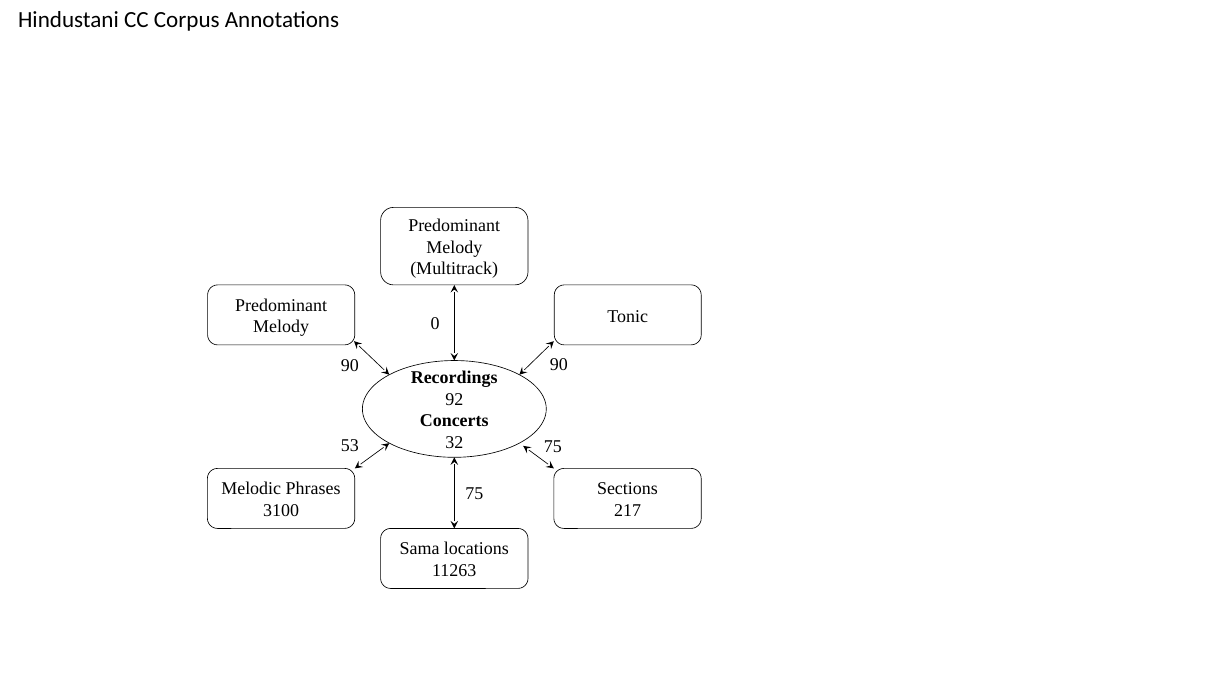
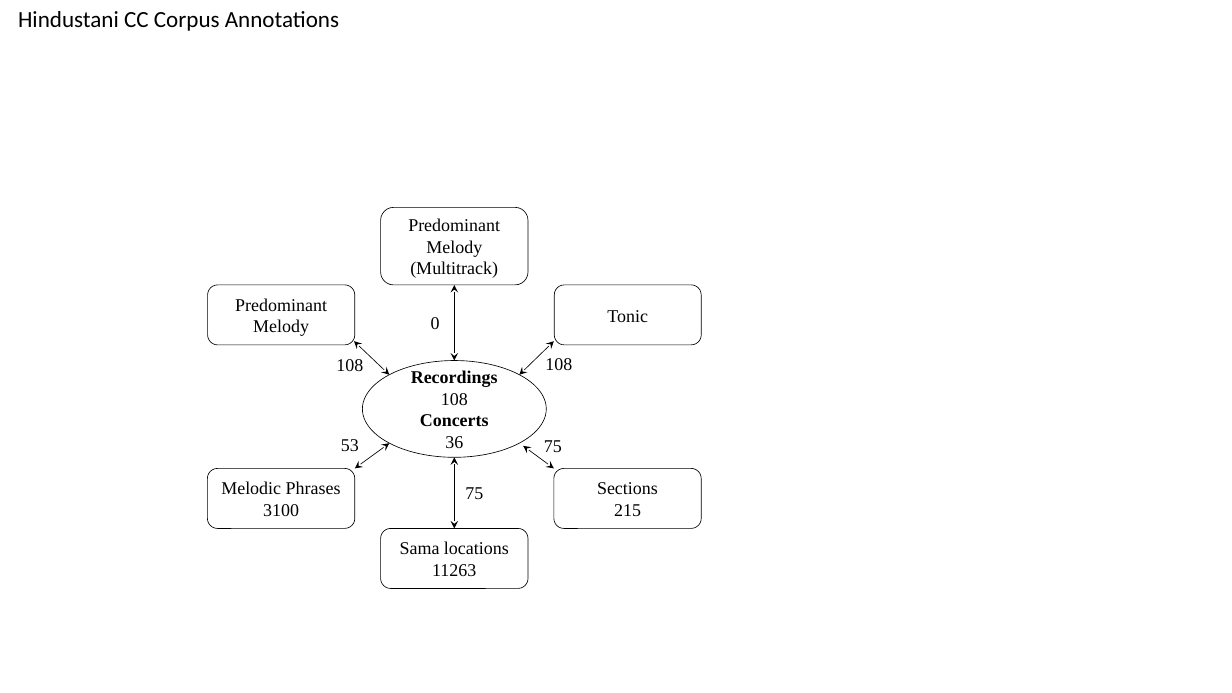
Before and after one commit to sankalpg/PhDThesis, a slide deck: slide 9 of ch04_datasets/figures/CorpusDataset_Stats.pptx. Drawn at 1232x693 pixels with LibreOffice and Linux fonts; fonts in the diff are those of the drawing. Boxes give left, top, right and bottom in pixels: in the first picture for what was removed or moved away, otherwise in the second. Text is boxed around its words. In the diff, an @@ line names an element or a change of style, - is before the commit and + after.

```diff
--- a/ch04_datasets/figures/CorpusDataset_Stats.pptx
+++ b/ch04_datasets/figures/CorpusDataset_Stats.pptx
@@ text at (336, 359, 363, 371): text changed @@
-90
+108
@@ text at (545, 358, 572, 370): text changed @@
-90
+108
@@ text in ellipse at (441, 393, 468, 405): text changed @@
-92
+108
@@ text in ellipse at (445, 436, 463, 448): text changed @@
-32
+36
@@ text in rounded rectangle at (614, 504, 641, 516): text changed @@
-217
+215
```
Also in this commit, not shown: 1 other slide changed, 2 other files.
